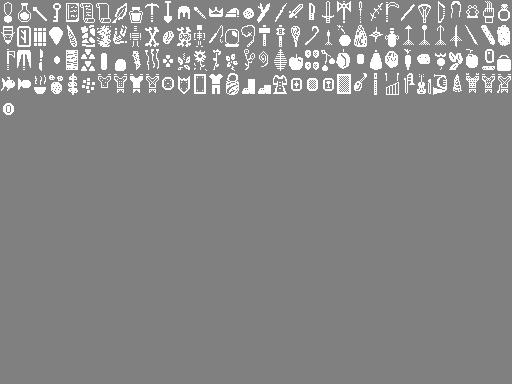
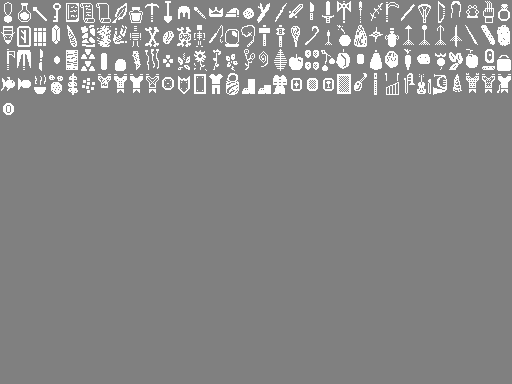
Layered file, before and after one edit (w=512, h=384). Changes by layer:
painted on "Background" over [49, 2, 510, 94]
